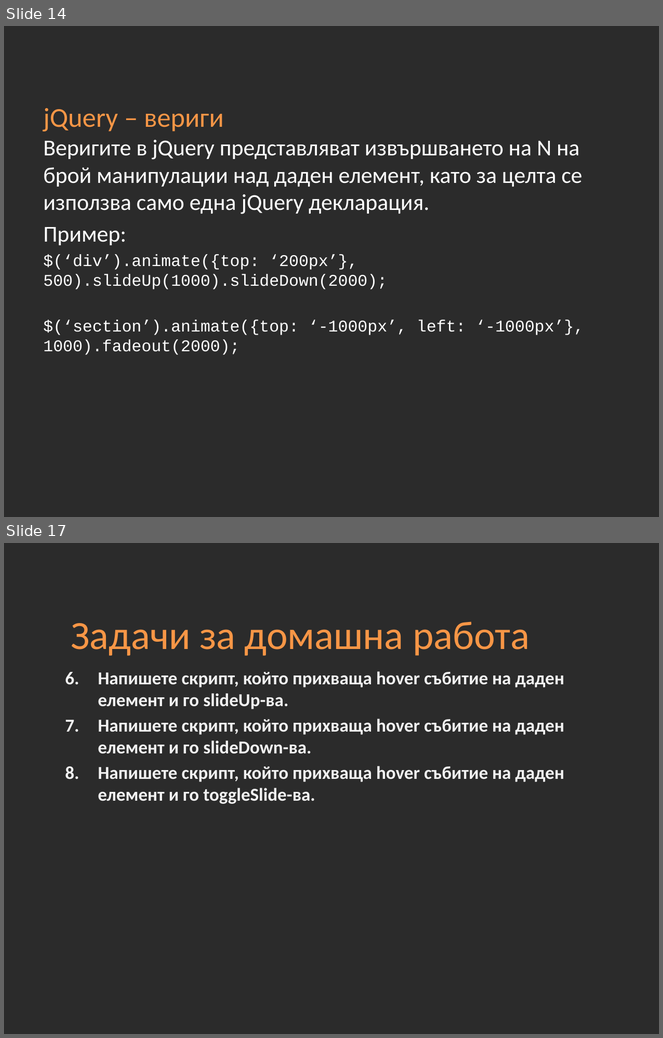
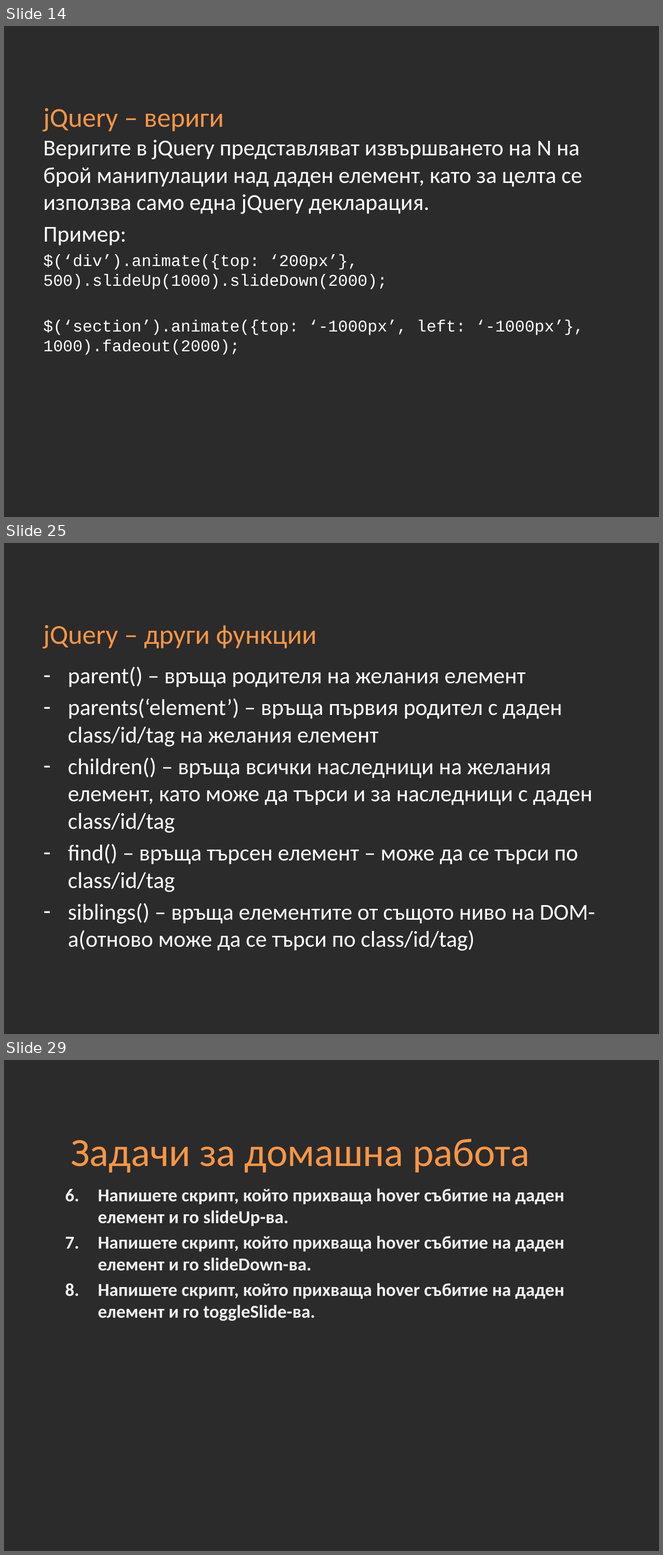
Before and after one commit to Academy-Soft-Intellect/Front-End-Course, a slide deck: 11-jQuery.pptx. Shown one above the other, each under a label of ours: slides 14 and 17 before the commit, slides 14, 25 and 29 after it; the slides between them are not shown. The pictures are 663x1038 and 663x1555 pixels, drawn with LibreOffice and Linux fonts; fonts in the diff are those of the drawing; background and template pictures are left out; a plain dark background stands for a picture behind light text. Boxes give left, top, right and bottom in pixels: in the first picture for what was removed or moved away, otherwise in the second. Text is boxed around its words. In the diff, an @@ line names an element or a change of style, - is before the commit and + after.

```diff
--- a/11-jQuery.pptx
+++ b/11-jQuery.pptx
@@ slide 25 added at [4,543,659,1034], background picture (left out) @@
@@ title added at [44,625,317,649], 30 pt, text #F79646 @@
+jQuery – други функции
@@ text added at [68,667,595,951], 25 pt, text #FFFFFF @@
+– parent() – връща родителя на желания елемент
+– parents(‘element’) – връща първия родител с даден class/id/tag на желания елемент
+– children() – връща всички наследници на желания елемент, като може да търси и за наследници с даден class/id/tag
+– find() – връща търсен елемент – може да се търси по class/id/tag
+– siblings() – връща елементите от същото ниво на DOM-a(отново може да се търси по class/id/tag)
@@ what was slide 17 is now slide 29 @@
```
Also in this commit, not shown: 3 slides changed, 11 other slides added.
